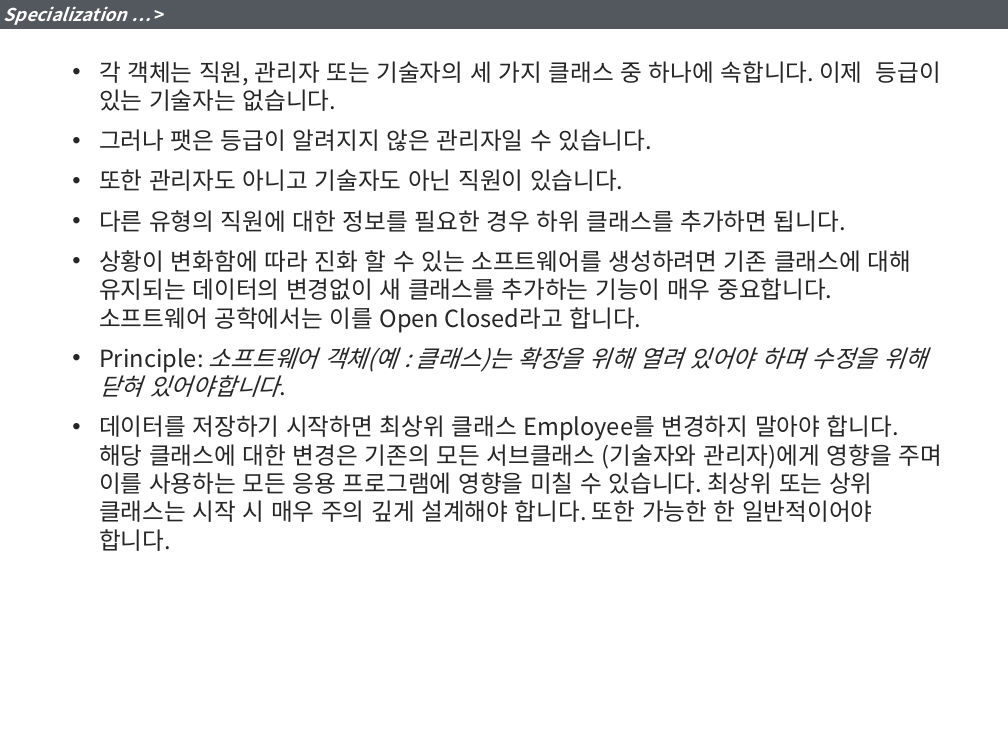
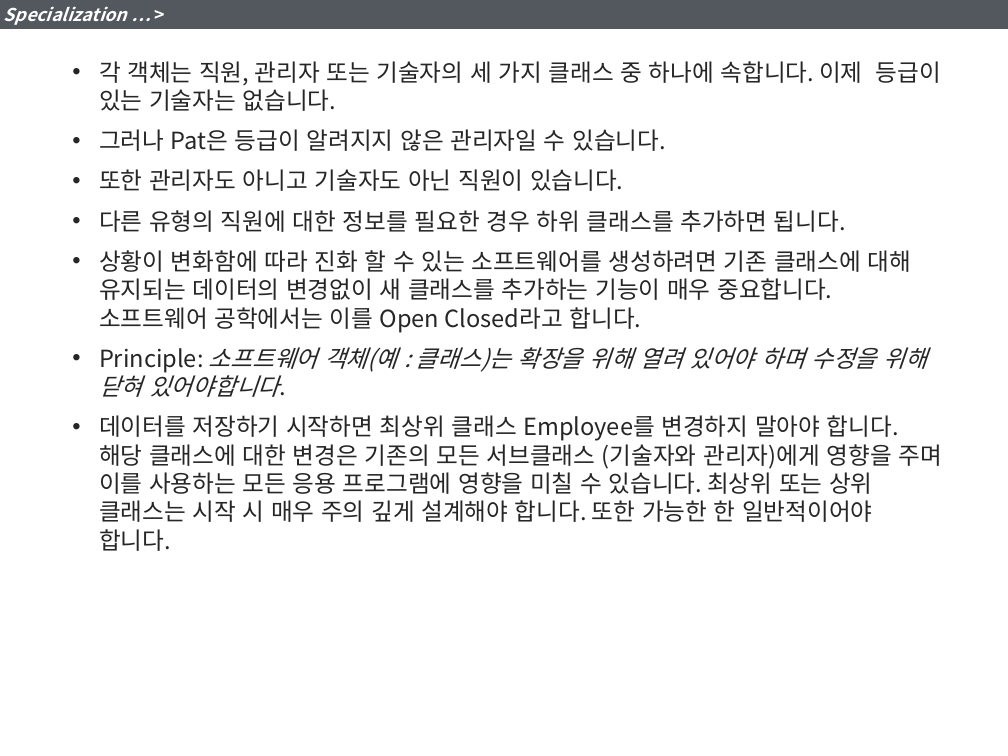
Before and after one commit to YoonJoon/KGarden, a slide deck: slide 8 of DBDesign/7_GeneralizationandSpecialization.pptx. Drawn at 1008x756 pixels with LibreOffice and Linux fonts; fonts in the diff are those of the drawing. Boxes give left, top, right and bottom in pixels: in the first picture for what was removed or moved away, otherwise in the second. Text is boxed around its words. In the diff, an @@ line names an element or a change of style, - is before the commit and + after.

Commit message:
correct typo errors

```diff
--- a/DBDesign/7_GeneralizationandSpecialization.pptx
+++ b/DBDesign/7_GeneralizationandSpecialization.pptx
@@ text at box(99, 129, 665, 151): text changed @@
-• 그러나 팻은 등급이 알려지지 않은 관리자일 수 있습니다.
+• 그러나 Pat은 등급이 알려지지 않은 관리자일 수 있습니다.
```
Also in this commit, not shown: 12 other slides changed.
